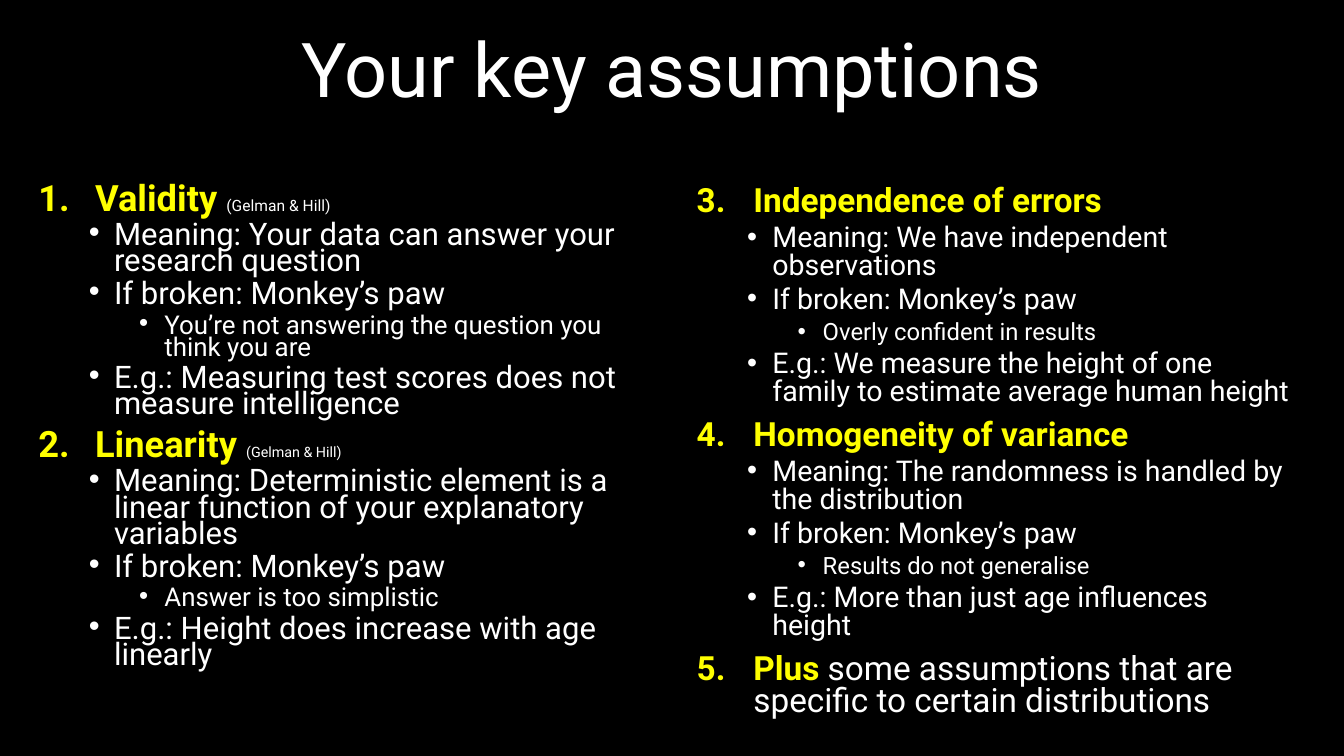
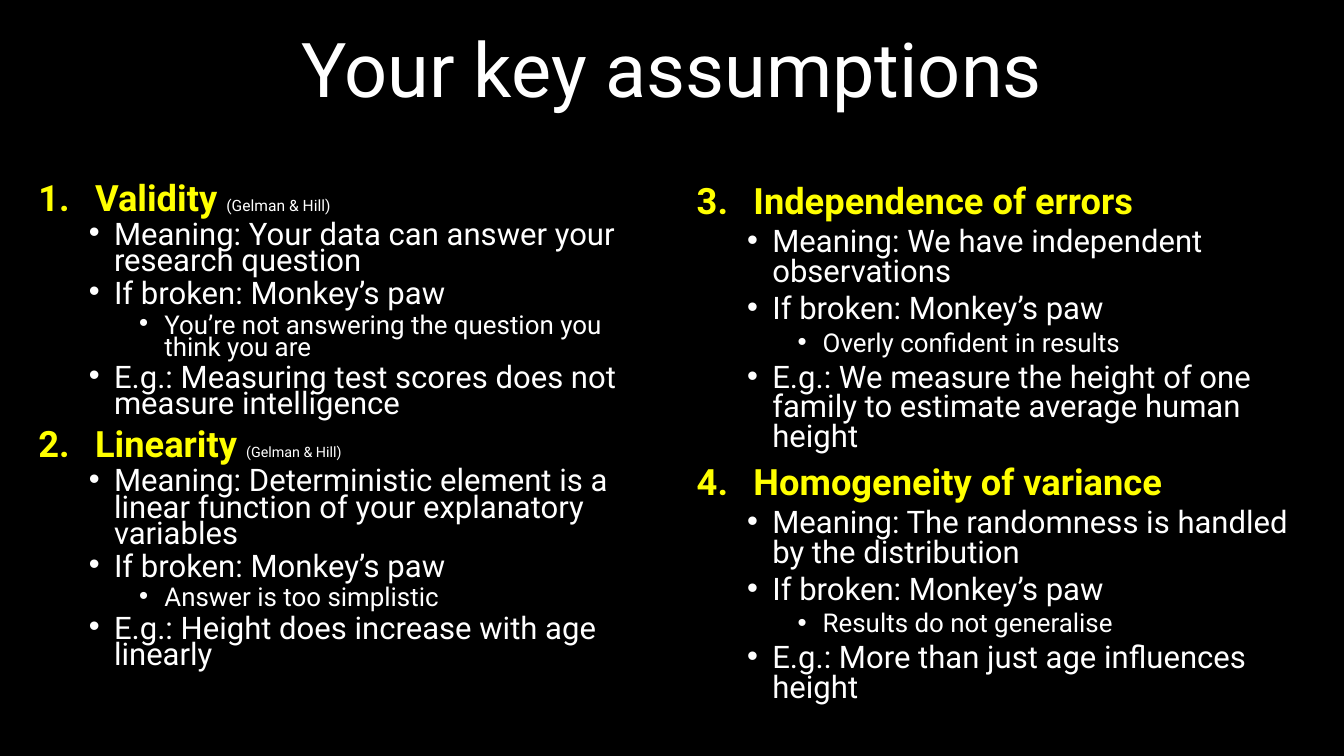
Before and after one commit to DeonRoos/stats-for-biologists, a slide deck: slide 24 of Lecture 2 - lm overview/Slides/Lecture 1.2 Introduction to linear models.pptx. Drawn at 1344x756 pixels with LibreOffice and Linux fonts; fonts in the diff are those of the drawing. Boxes give left, top, right and bottom in pixels: in the first picture for what was removed or moved away, otherwise in the second. Text is boxed around its words. In the diff, an @@ line names an element or a change of style, - is before the commit and + after.

```diff
--- a/Lecture 2 - lm overview/Slides/Lecture 1.2 Introduction to linear models.pptx
+++ b/Lecture 2 - lm overview/Slides/Lecture 1.2 Introduction to linear models.pptx
@@ text "Independence of errors" at (753,186,1288,705): size 23.8 to 25.9 pt in "Independence of errors", "Homogeneity of variance"; size 20.4 to 22.2 pt in "Meaning: We have independent observations", "If broken: Monkey’s paw", "E.g.: We measure the height of one ...", "Meaning: The randomness is handled by the ..." and 2 more places; size 17 to 18.5 pt in "Overly confident in results", "Results do not generalise" @@
@@ text at (753,655,1233,719): paragraph removed @@
-5. Plus some assumptions that are specific to certain distributions
```
Also in this commit, not shown: 28 other files.
